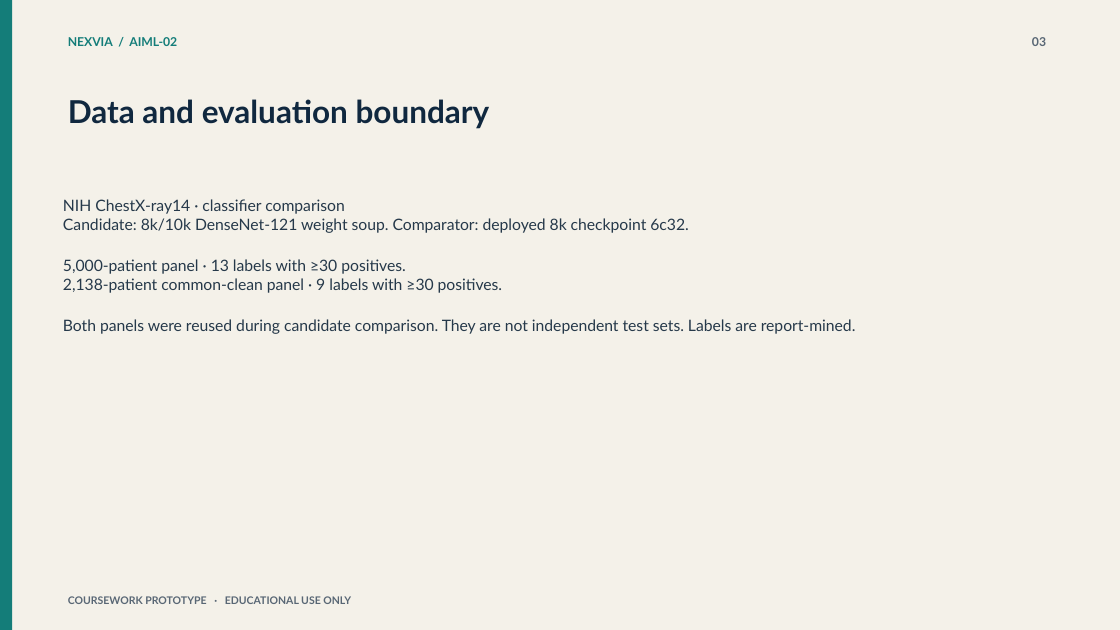
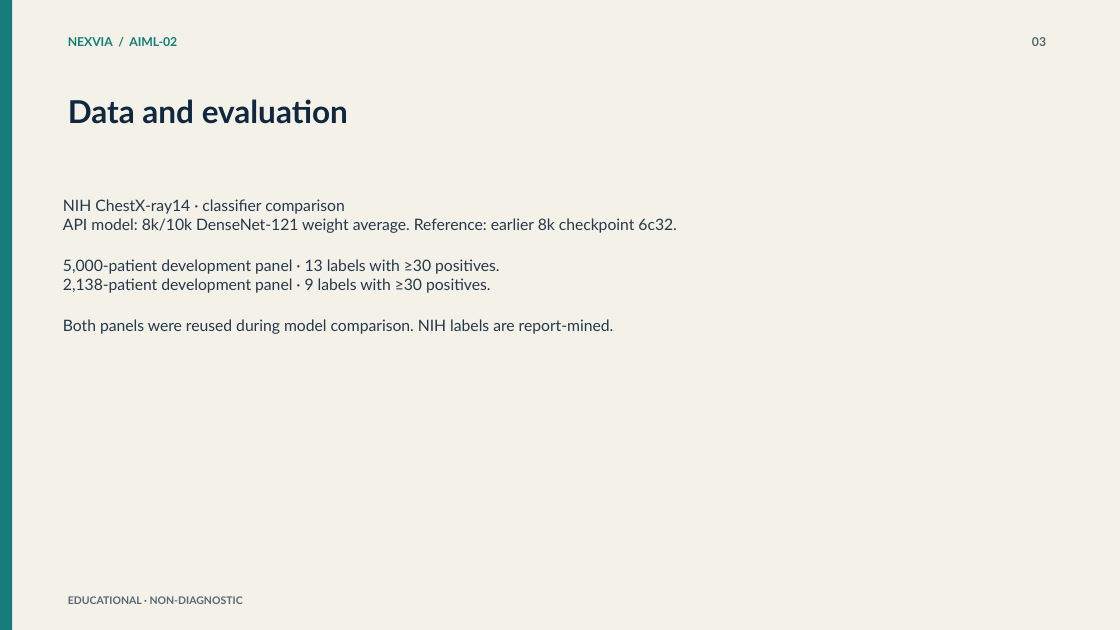
Before and after one commit to ram15x/nexvia-aiml-internship, a slide deck: slide 3 of AIML-02/deliverables/Medical_Imaging_AI_Review_Platform.pptx. Drawn at 1120x630 pixels with LibreOffice and Linux fonts; fonts in the diff are those of the drawing. Boxes give left, top, right and bottom in pixels: in the first picture for what was removed or moved away, otherwise in the second. Text is boxed around its words. In the diff, an @@ line names an element or a change of style, - is before the commit and + after.

```diff
--- a/AIML-02/deliverables/Medical_Imaging_AI_Review_Platform.pptx
+++ b/AIML-02/deliverables/Medical_Imaging_AI_Review_Platform.pptx
@@ text at (68, 99, 348, 124): text changed @@
-Data and evaluation boundary
+Data and evaluation
@@ text at (63, 218, 676, 334): text changed @@
-Candidate: 8k/10k DenseNet-121 weight soup. Comparator: deployed 8k checkpoint 6c32.
-5,000-patient panel · 13 labels with ≥30 positives.
-2,138-patient common-clean panel · 9 labels with ≥30 positives.
-Both panels were reused during candidate comparison. They are not independent test sets. Labels are report-mined.
+API model: 8k/10k DenseNet-121 weight average. Reference: earlier 8k checkpoint 6c32.
+5,000-patient development panel · 13 labels with ≥30 positives.
+2,138-patient development panel · 9 labels with ≥30 positives.
+Both panels were reused during model comparison. NIH labels are report-mined.
@@ text at (68, 596, 243, 604): text changed @@
-COURSEWORK PROTOTYPE · EDUCATIONAL USE ONLY
+EDUCATIONAL · NON-DIAGNOSTIC
```
Also in this commit, not shown: 9 other slides changed, 19 other files.
